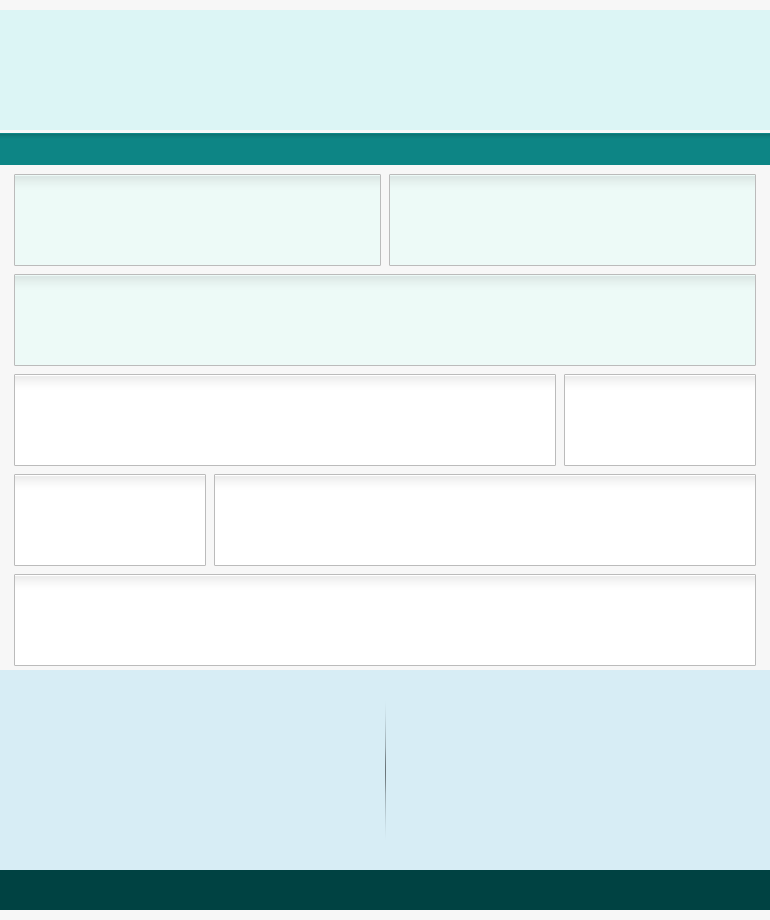
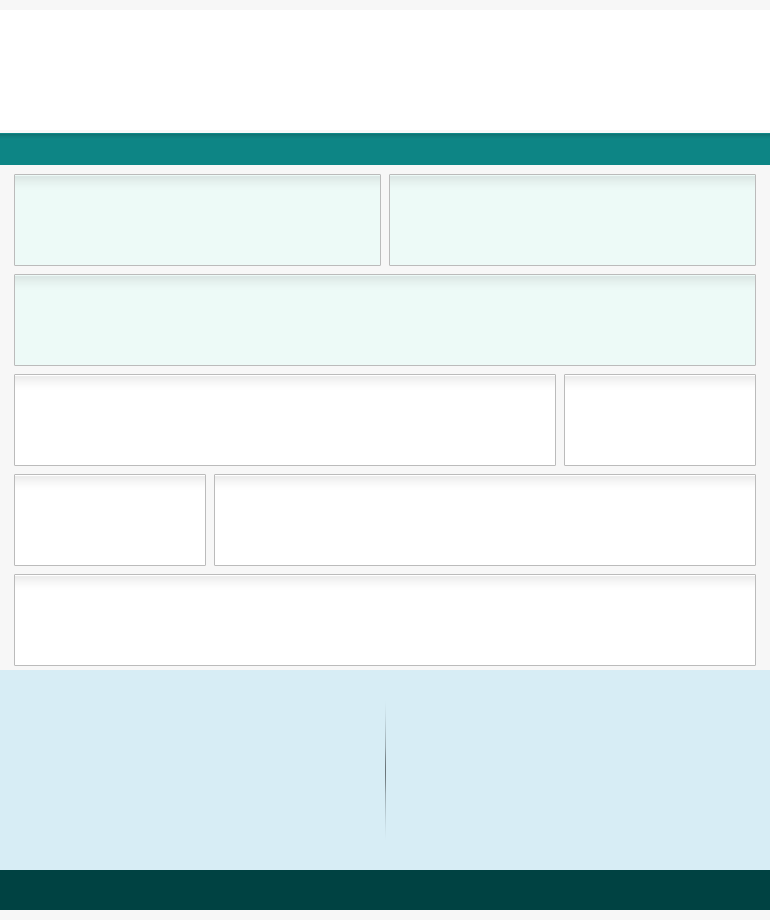
Revision of a layered 770x920 image; what changed, layer by layer:
painted on "header" over [0, 10, 770, 130]
